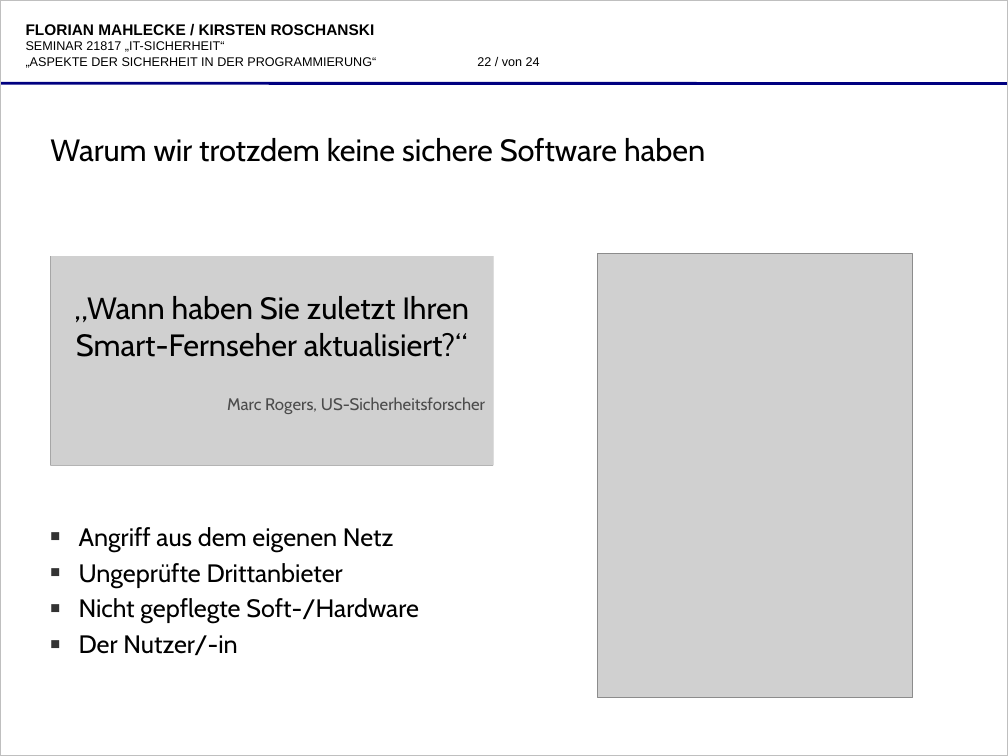
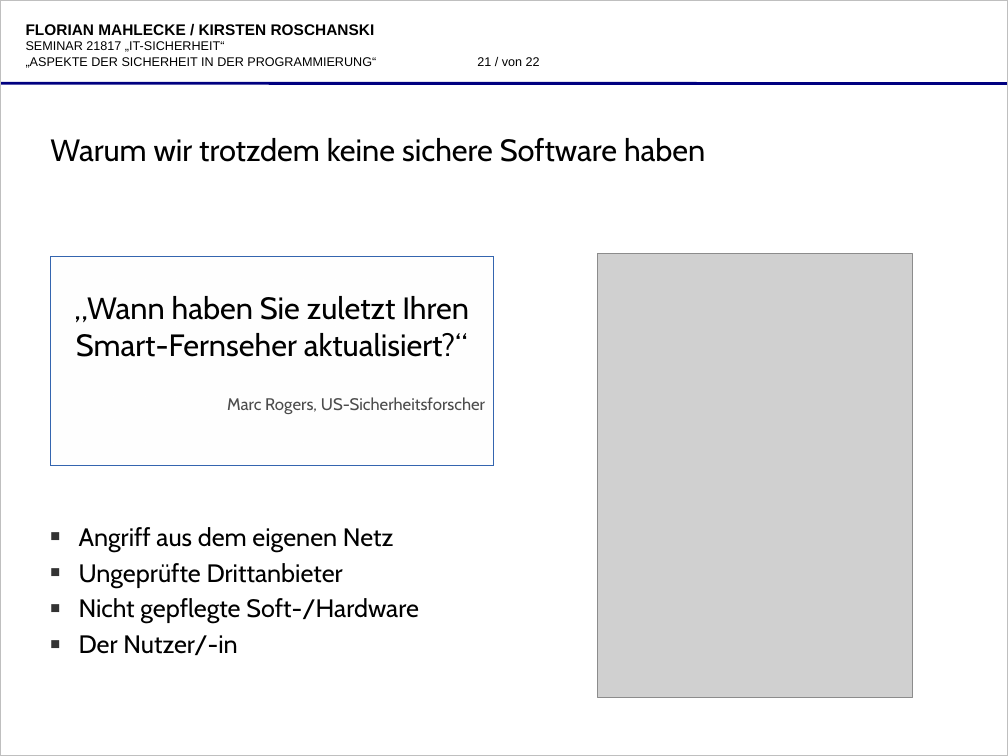
Before and after one commit to katgirl/FernUni, a slide deck: slide 21 of praesentation/21817-folien-9053522,8632014-roschanski,mahlecke-aspekte_der_sicheren_programmierung.odp (slide 22 before the commit). Drawn at 1008x756 pixels with LibreOffice and Linux fonts; fonts in the diff are those of the drawing; grey boxes stand for pictures; background and template pictures are left out. Boxes give left, top, right and bottom in pixels: in the first picture for what was removed or moved away, otherwise in the second. Text is boxed around its words. In the diff, an @@ line names an element or a change of style, - is before the commit and + after.

Commit message:
Command Injection rausgenommen und Softwarentwicklung erweitert

```diff
--- a/praesentation/21817-folien-9053522,8632014-roschanski,mahlecke-aspekte_der_sicheren_programmierung.odp
+++ b/praesentation/21817-folien-9053522,8632014-roschanski,mahlecke-aspekte_der_sicheren_programmierung.odp
@@ page number at box(477, 57, 540, 66): text changed @@
-22 / von 24
+21 / von 22
@@ picture removed at box(50, 256, 493, 465) @@
-„Wann haben Sie zuletzt Ihren Smart-Fernseher aktualisiert?“
-Marc Rogers, US-Sicherheitsforscher
@@ text added at box(50, 256, 493, 465), fill gradient #FFFFFF, outline #3465AF 0 pt, 22 pt, text #000000 @@
+„Wann haben Sie zuletzt Ihren Smart-Fernseher aktualisiert?“
+Marc Rogers, US-Sicherheitsforscher
```
Also in this commit, not shown: 9 other slides changed, 4 slides added.
